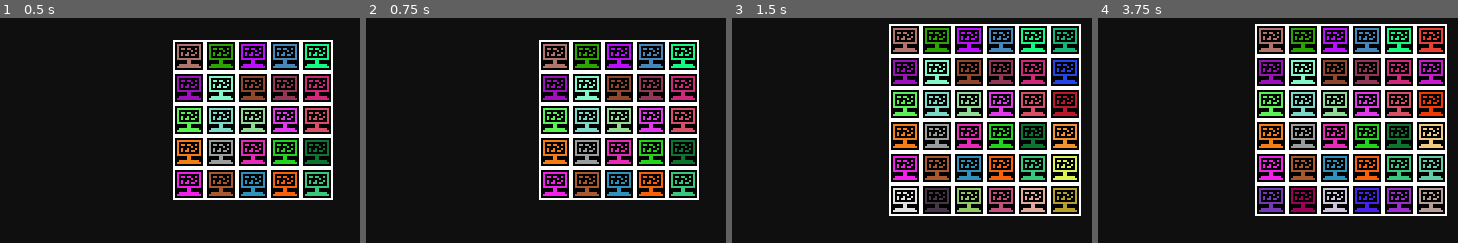
Above: before the commit, frames 1-4 (left to right).
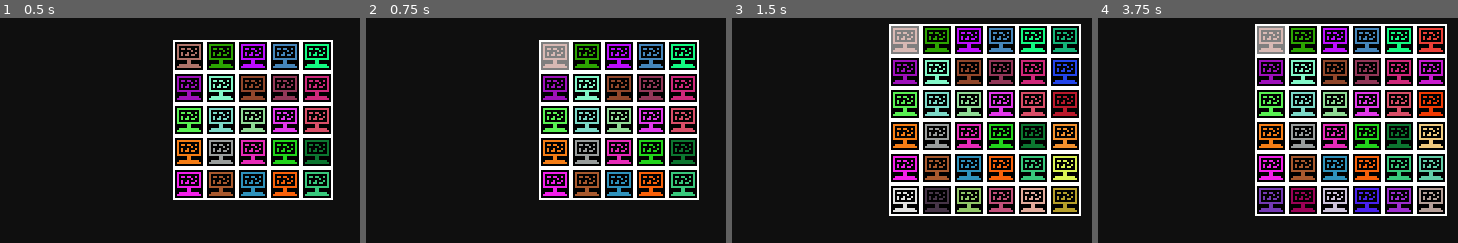
Above: after the commit, the same moments.

Repository: GemDust0/TooBigToFail
Game: Godot game, scene res://Scenes/CorporateSim.tscn
Same seed, same stepped clock (60 frames per second), same inputs: the game is played once before the commit and once after it. This scene is started directly instead of the project's main scene.
Inputs (mouse positions are % of the whole screen's width and height, from its top left):
- Up to frame 1 (0.5 s): no input
- Up to frame 2 (0.75 s): click (42, 41) at 0.52 s
- Up to frame 3 (1.5 s): click "+++++" at 1.25 s
- Up to frame 4 (3.75 s): click "-----" at 2 s; click (42, 41) at 2.77 s; click "+++++" at 3.5 s
The pictures show only the part of the screen within x 15-65%, y 32-82%; the shares and areas given below are measured in that part.

Frame 1 is identical in both runs. In frame 2, 1.0% of the frame differs, in the area x 48-57%, y 10-24%; in frame 3, 1.0%; in frame 4, 1.0%.

Commit message:
Moveable Employees

Diff:
--- a/Scenes/Employee.tscn
+++ b/Scenes/Employee.tscn
@@ -3,20 +3,12 @@
 [ext_resource type="Script" uid="uid://caadxuwb72if1" path="res://Scripts/Employee.gd" id="1_yw33p"]
 [ext_resource type="Texture2D" uid="uid://yso1bpqixddq" path="res://Assets/DeveloperIcon.png" id="2_7jby3"]
 
-[node name="Employee" type="Button" unique_id=1534399525]
-offset_right = 40.0
-offset_bottom = 40.0
+[node name="Employee" type="TextureRect" unique_id=854379618]
+offset_right = 32.0
+offset_bottom = 32.0
+mouse_filter = 2
+texture = ExtResource("2_7jby3")
 script = ExtResource("1_yw33p")
 
-[node name="TextureRect" type="TextureRect" parent="." unique_id=854379618]
-layout_mode = 0
-offset_right = 40.0
-offset_bottom = 40.0
-mouse_filter = 2
-texture = ExtResource("2_7jby3")
-
 [node name="ProductionTimer" type="Timer" parent="." unique_id=8388997]
-
-[connection signal="button_down" from="." to="." method="_on_button_down"]
-[connection signal="button_up" from="." to="." method="_on_button_up"]
-[connection signal="timeout" from="ProductionTimer" to="." method="produce"]
+wait_time = 5.0
--- a/Scenes/EmployeeContainer.tscn
+++ b/Scenes/EmployeeContainer.tscn
@@ -9,3 +9,12 @@
 mouse_filter = 2
 texture = ExtResource("1_8cnn1")
 script = ExtResource("2_nrb43")
+
+[node name="Highlight" type="ColorRect" parent="." unique_id=1835614690]
+visible = false
+z_index = 1
+layout_mode = 0
+offset_right = 32.0
+offset_bottom = 32.0
+mouse_filter = 2
+color = Color(1, 1, 1, 0.49803922)
--- a/Scripts/Employee.gd
+++ b/Scripts/Employee.gd
@@ -1,9 +1,10 @@
 @tool
-class_name Employee extends Button
+class_name Employee extends TextureRect
 
 enum Types {
 	DEVELOPER
 }
+
 
 ## Money produced every production
 @export var type: Types = Types.DEVELOPER
@@ -33,16 +34,7 @@
 func set_icon() -> void:
 	match type:
 		Types.DEVELOPER:
-			$TextureRect.texture = load("res://Assets/DeveloperIcon.png")
+			texture = load("res://Assets/DeveloperIcon.png")
 
 func produce() -> void:
 	pass
-
-func _on_button_down() -> void:
-	z_index += 1
-	held = true
-
-func _on_button_up() -> void:
-	z_index -= 1
-	held = false
-	position = Vector2.ZERO
--- a/Scripts/EmployeeContainer.gd
+++ b/Scripts/EmployeeContainer.gd
@@ -2,7 +2,20 @@
 
 var employee: Employee = null:
 	set(value):
-		if employee != null:
-			remove_child(get_child(0))
+		if employee == null:
+			add_child(value)
 		employee = value
-		add_child(employee)
+
+@onready var highlight: ColorRect = $Highlight
+
+func switch_employee(container: EmployeeContainer) -> void:
+	employee.reparent(container)
+	container.employee.reparent(self)
+	var temp: Employee = container.employee
+	var temp_grid_pos: Vector2i = employee.grid_pos
+	container.employee = employee
+	container.employee.grid_pos = temp.grid_pos
+	temp.grid_pos = temp_grid_pos
+	employee = temp
+	employee.position = Vector2.ZERO
+	container.employee.position = Vector2.ZERO
--- a/Scripts/EmployeeGrid.gd
+++ b/Scripts/EmployeeGrid.gd
@@ -2,6 +2,8 @@
 
 @export var employeeContainerScene: PackedScene
 var grid: Dictionary[Vector2i, EmployeeContainer]
+var held: Employee = null
+var highlighted_container: Vector2i = Vector2(-1, -1)
 
 func create_grid(grid_size: int) -> void:
 	columns = grid_size
@@ -44,3 +46,38 @@
 	container.employee = load("res://Scenes/Employees/InternDeveloper.tscn").instantiate()
 	container.employee.modulate = Color(randf(), randf(), randf())
 	return container
+
+func get_cursor_grid_pos() -> Vector2i:
+	var mouse_pos: Vector2 = get_local_mouse_position()
+	if mouse_pos.x < 0 || mouse_pos.y < 0:
+		return Vector2i(-1, -1)
+	var cursor_grid_pos: Vector2i = mouse_pos/32
+	if cursor_grid_pos.x >= columns || cursor_grid_pos.y >= columns:
+		return Vector2i(-1, -1)
+	return Vector2i(cursor_grid_pos.y, cursor_grid_pos.x)
+
+func _unhandled_input(event: InputEvent) -> void:
+	if event is InputEventMouseButton:
+		if event.is_action_pressed("left_click"):
+			var cursor_grid_pos: Vector2i = get_cursor_grid_pos()
+			if cursor_grid_pos != Vector2i(-1, -1):
+				held = grid[cursor_grid_pos].employee
+				held.z_index += 1
+		elif event.is_action_released("left_click") && held != null:
+			var cursor_grid_pos: Vector2i = get_cursor_grid_pos()
+			if cursor_grid_pos != Vector2i(-1, -1):
+				grid[held.grid_pos].switch_employee(grid[cursor_grid_pos])
+			else:
+				held.position = Vector2.ZERO
+			held.z_index -= 1
+			held = null
+	if event is InputEventMouseMotion:
+		if held != null:
+			held.position += event.relative
+		var cursor_grid_pos: Vector2i = get_cursor_grid_pos()
+		if cursor_grid_pos != highlighted_container:
+			if highlighted_container != Vector2i(-1, -1):
+				grid[highlighted_container].highlight.hide()
+			if cursor_grid_pos != Vector2i(-1, -1):
+				grid[cursor_grid_pos].highlight.show()
+			highlighted_container = cursor_grid_pos
--- a/project.godot
+++ b/project.godot
@@ -43,6 +43,11 @@
 "events": [Object(InputEventKey,"resource_local_to_scene":false,"resource_name":"","device":-1,"window_id":0,"alt_press …(195 unchanged characters)…
 ]
 }
+left_click={
+"deadzone": 0.2,
+"events": [Object(InputEventMouseButton,"resource_local_to_scene":false,"resource_name":"","device":-1,"window_id":0,"alt_pressed":false,"shift_pressed":false,"ctrl_pressed":false,"meta_pressed":false,"button_mask":0,"position":Vector2(0, 0),"global_position":Vector2(0, 0),"factor":1.0,"button_index":1,"canceled":false,"pressed":false,"double_click":false,"script":null)
+]
+}
 
 [physics]
 
